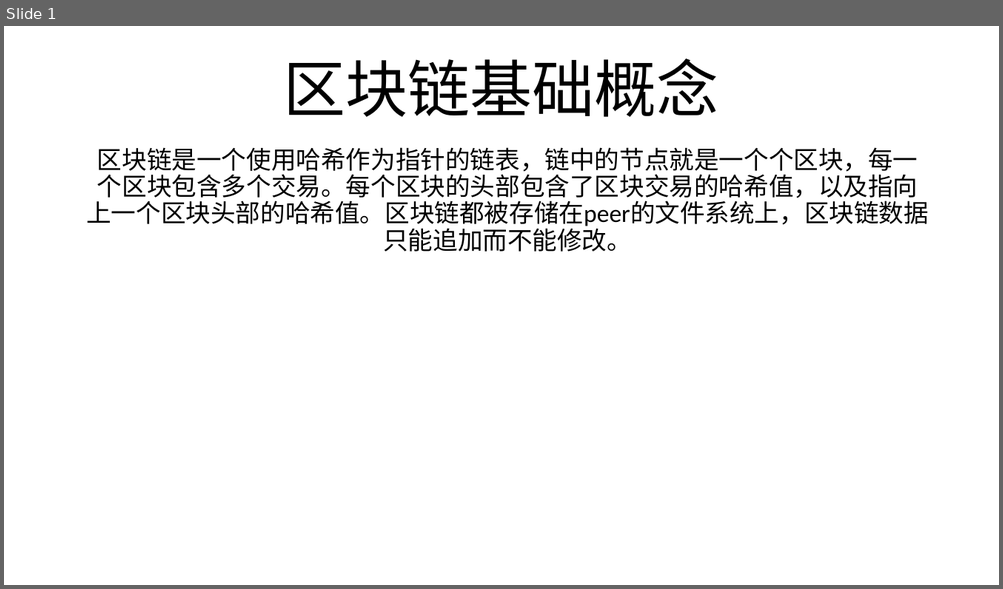
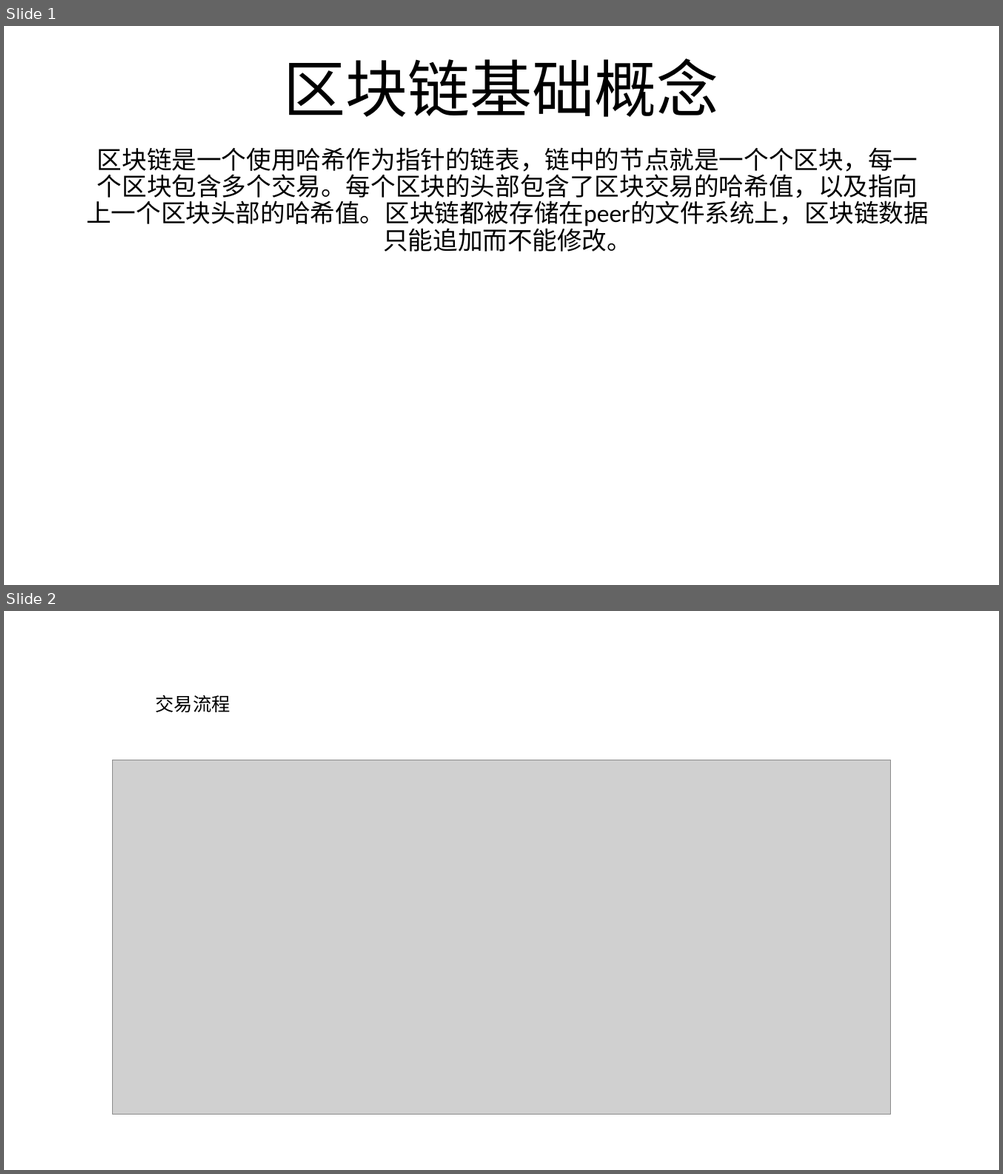
Before and after one commit to db1600800/fabric, a slide deck: 区块链基础概念.ppt. Shown one above the other, each under a label of ours: slide 1 before the commit, slides 1 and 2 after it. The pictures are 1003x589 and 1003x1174 pixels, drawn with LibreOffice and Linux fonts; fonts in the diff are those of the drawing; grey boxes stand for pictures. Boxes give left, top, right and bottom in pixels: in the first picture for what was removed or moved away, otherwise in the second. Text is boxed around its words. In the diff, an @@ line names an element or a change of style, - is before the commit and + after.

Commit message:
dd
ff

```diff
--- a/区块链基础概念.ppt
+++ b/区块链基础概念.ppt
@@ slide 2 added at [4,611,999,1170], background #FFFFFF @@
@@ text added at [156,695,230,712], 18 pt, text #000000 @@
+交易流程
@@ picture added at [112,760,890,1115] @@
```
Also in this commit, not shown: 4 other slides added, 1 slide removed.
